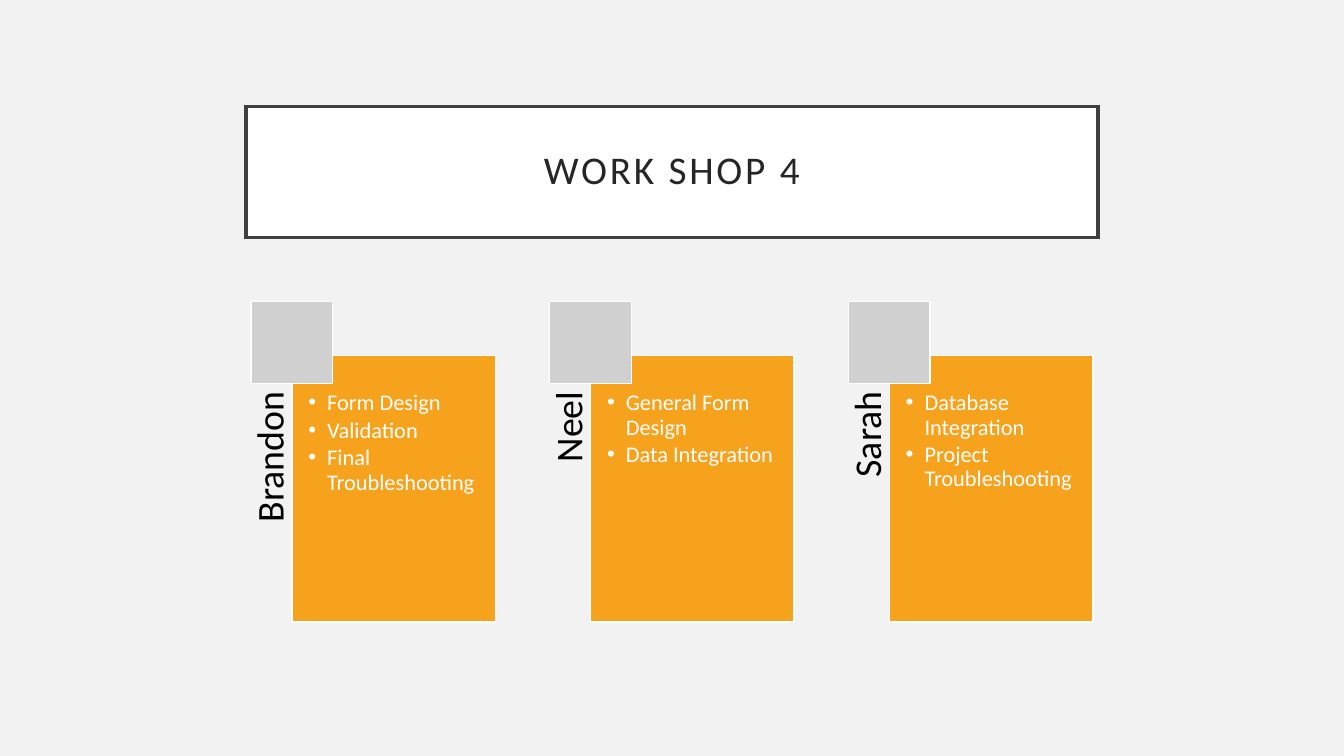
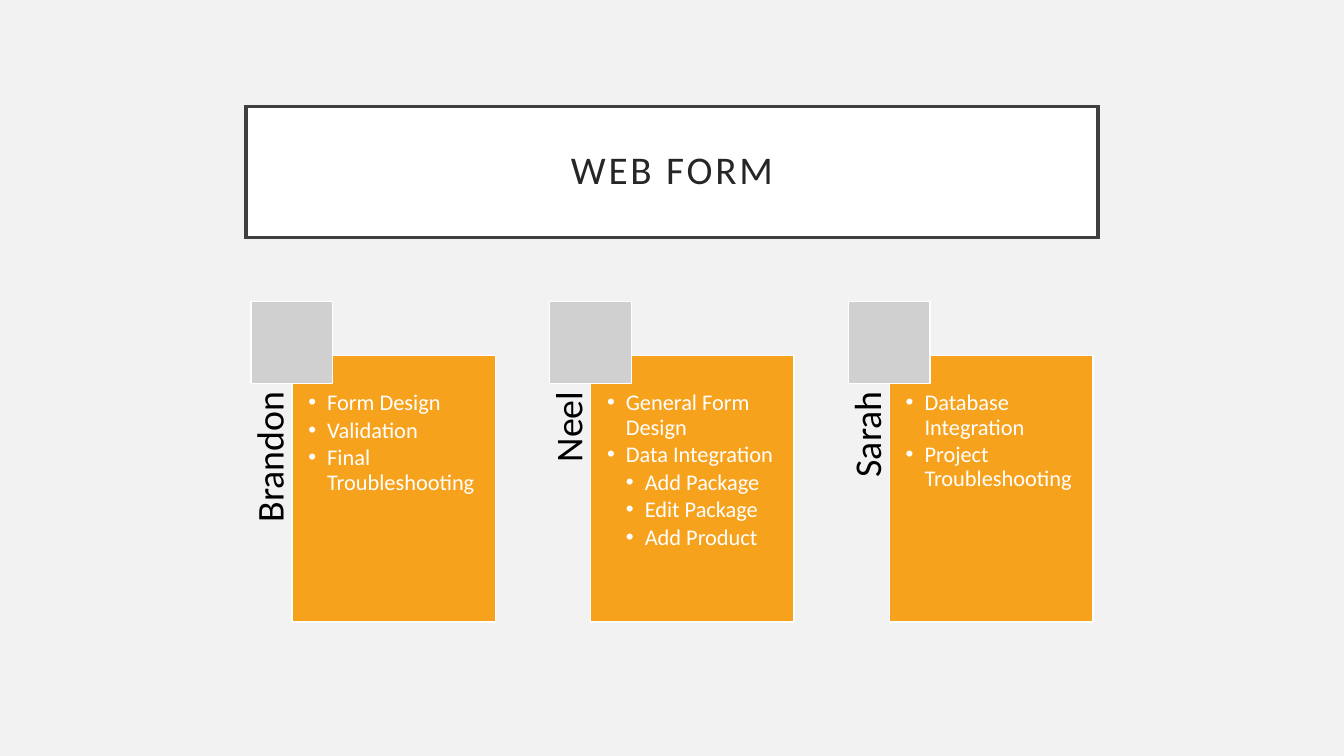
Before and after one commit to Sarah-Hanson/ThreadedProject-Workshop5, a slide deck: slide 3 of Presentation.pptx. Drawn at 1344x756 pixels with LibreOffice and Linux fonts; fonts in the diff are those of the drawing; grey boxes stand for pictures. Boxes give left, top, right and bottom in pixels: in the first picture for what was removed or moved away, otherwise in the second. Text is boxed around its words. In the diff, an @@ line names an element or a change of style, - is before the commit and + after.

```diff
--- a/Presentation.pptx
+++ b/Presentation.pptx
@@ title at (571,158,773,185): text changed @@
-WORK SHOP 4
+WEB FORM
@@ text at (645,474,759,545): paragraphs added @@
+    • Add Package
+    • Edit Package
+    • Add Product
```
Also in this commit, not shown: 1 other slide changed, 1 other file.
